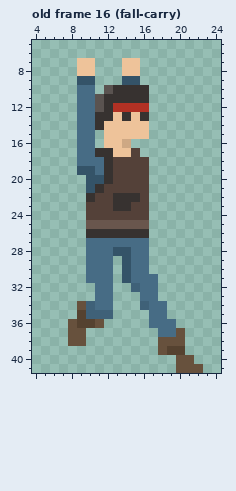
Two states of a pixel-art file, assets/sprites/pc/male.aseprite. The picture above was drawn from the file before the commit.
26x42 pixels, 24 frames. Shown: old frame 16 (fall-carry): x 4..24, y 5..41. The commit also changed other frames, which this record leaves out.
After the commit:
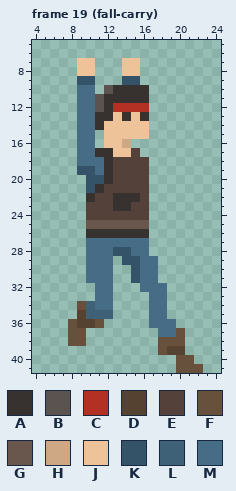
Palette (. is transparent): A #373230  B #5a5350  C #b23124  D #554230  E #544139  F #67513d  G #69564d  H #cea884  J #eec39a  K #345368  L #3f6178  M #476c85
A new or re-ordered frame is compared with the old frame closest to it.
Difference:
frames 24 -> 28
Frame 19 (fall-carry) is new; against old frame 16 (fall-carry), layer "Legs":
y 29: x 15 M -> K; x 17 . -> M
y 30: x 14..15 KM -> .K; x 17 . -> M
y 31: x 14..15 KM -> .K
y 32: x 15 L -> .; x 18 . -> M
y 33: x 16 M -> .; x 18 . -> M
y 34: x 16 L -> .
